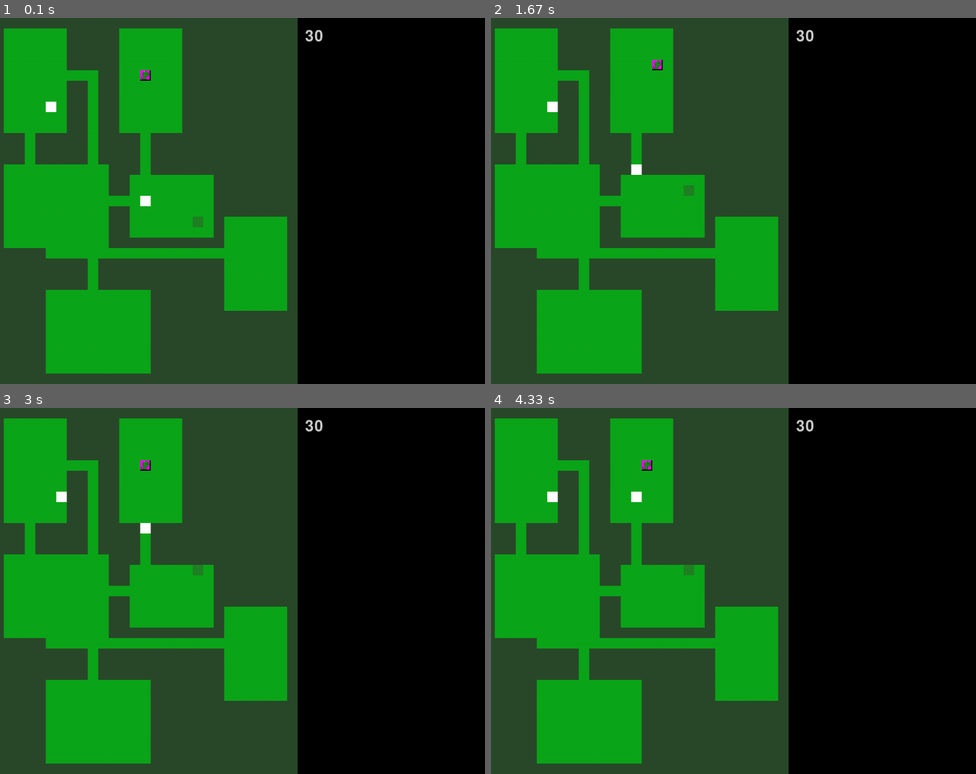
Above: before the commit, frames 1-4 (two rows, left to right).
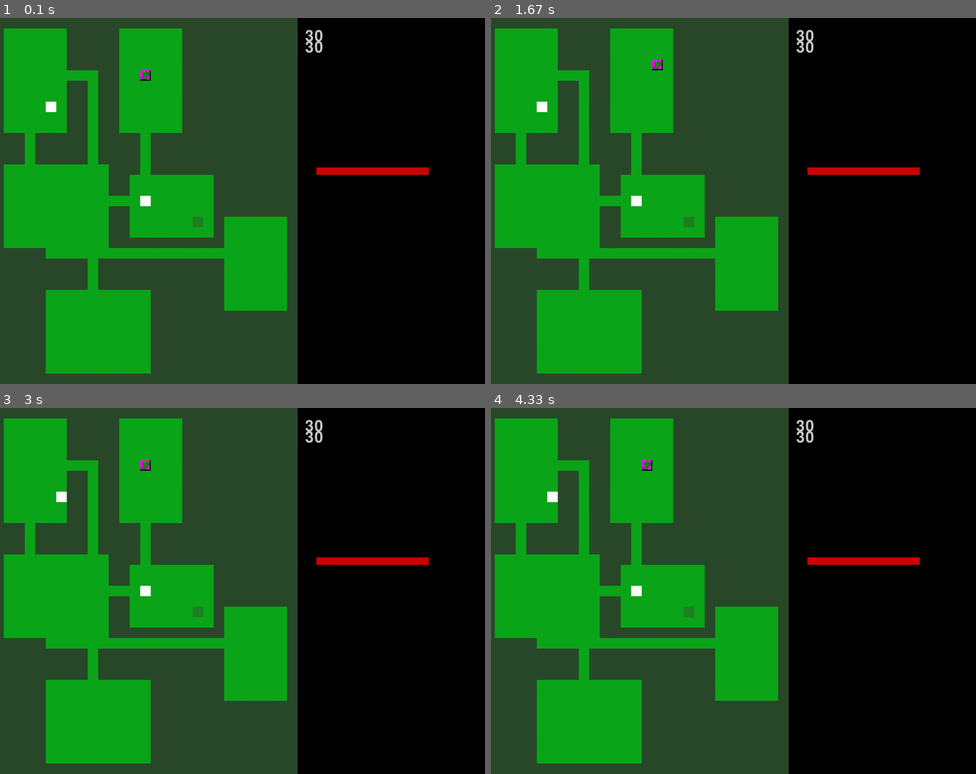
Above: after the commit, the same moments.

Repository: flyguy10269/pygametutorial
Game: pygame game, started from pygametut.py
The game is run twice, just before and just after one commit, with the same random seed, the same clock (stepped at 60 frames per second) and the same inputs. The source is Python 2; it was converted automatically to run under Python 3.
Inputs:
- Up to frame 1 (0.1 s): no input
- Up to frame 2 (1.67 s): hold Right 0.33-0.8 s; hold Up 0.83-1.13 s; hold Right 1.17-1.63 s
- Up to frame 3 (3 s): hold Left 1.67-2.2 s; hold Down 2.23-2.53 s; hold Left 2.57-2.97 s
- Up to frame 4 (4.33 s): hold Up 3-3.37 s; hold Right 3.4-4.03 s; hold Down from 4.07 s (still down)

The runs differ from the first frame. In frame 1, 0.6% of the frame differs, in the area x 62-89%, y 6-43%; in frame 2, 1.0%, in the area x 9-89%, y 6-58%; in frame 3, 0.8%; in frame 4, 0.8%.

Commit message:
added death and health bar

Diff:
--- a/pygametut.py
+++ b/pygametut.py
@@ -10,6 +10,7 @@
 pg.init()
 #linux
 PLAYER_IMAGE = os.path.join("data","images","snake.png")
+CORPSE_IMAGE = os.path.join("data","images","corpse.png")
 WALL_IMAGE = os.path.join("data","images","wall.png")
 GRASS_IMAGE = os.path.join("data","images","grass.png")
 TROLL_IMAGE = os.path.join("data","images","troll.png")
@@ -40,7 +41,12 @@
 map = []
 LIMIT_FPS = 30
 fpsClock = pg.time.Clock()
+#main surface window
 window = pg.display.set_mode((TILE_SIZE*MAP_SIZE+500,TILE_SIZE*MAP_SIZE))
+#GUI side panel
+panel = pg.Surface((500,(TILE_SIZE*MAP_SIZE)))
+
+
 class Tile:
 	def __init__(self, blocked, block_sight = None):
 		self.blocked = blocked
@@ -154,11 +160,11 @@
 		#a basic monster takes its turn.
 		monster = self.owner
 		distance_to_player = monster.distance_to(player)
-		if distance_to_player >=2:
+		if distance_to_player >=2 and distance_to_player <10:
 			monster.move_towards(player.x, player.y)
 
 		#close enough to attack
-		elif player.fighter.hp > 0:
+		elif player.fighter.hp > 0 and distance_to_player <2:
 			monster.fighter.attack(player)
 
 def player_death(player):
@@ -174,6 +180,7 @@
 	#transform it into a corpse that doesn't block movement
 	print monster.name + ' is dead'
 	monster.image = CORPSE_IMAGE
+	monster.surfaceImage = pg.image.load(CORPSE_IMAGE).convert()
 	monster.blocks = False
 	monster.fighter = None
 	monster.ai = None
@@ -195,25 +202,25 @@
 
 			if choice <10:
 				#create an orc 10% chance
-				fighter_component = Fighter(hp=10,defense=0,power=3)
+				fighter_component = Fighter(hp=10,defense=0,power=3,death_function=monster_death)
 				ai_component = BasicMonster()
 				monster = Object(x,y,ORC_IMAGE,"orc",blocks=True,
 					fighter = fighter_component,ai=ai_component)
 			elif choice <10+30:
 				#create a troll 30% chance
-				fighter_component = Fighter(hp=10,defense=0,power=2)
+				fighter_component = Fighter(hp=10,defense=0,power=2,death_function=monster_death)
 				ai_component = BasicMonster()
 				monster = Object(x,y,TROLL_IMAGE,"troll",blocks=True,
 					fighter = fighter_component,ai=ai_component)
 			elif choice < 10+30+10:
 				#create skeleton 10% chance
-				fighter_component = Fighter(hp=10,defense=0,power=1)
+				fighter_component = Fighter(hp=10,defense=0,power=1,death_function=monster_death)
 				ai_component = BasicMonster()
 				monster = Object(x,y,SKELETON_IMAGE,"skeleton",blocks=True,
 					fighter=fighter_component,ai=ai_component)
 			else:
 				#create slime 50% chance
-				fighter_component = Fighter(hp=3,defense=0,power=1)
+				fighter_component = Fighter(hp=3,defense=0,power=1,death_function=monster_death)
 				ai_component = BasicMonster()
 				monster = Object(x,y,SLIME_IMAGE,"slime",blocks=True,
 					fighter=fighter_component,ai=ai_component)
@@ -315,6 +322,20 @@
 	else:
 		player.move(dx, dy)
 
+def render_bar(x,y,total_width,name,value,maximum,bar_color,back_color):
+	#clear side panel
+	panel.fill(colors['black'])
+	#render a bar (hp, experience, etc). first calculation the width of the bar
+	bar_width = int(float(value) / maximum * total_width)
+
+	#render the bar on top
+	bar = panel.subsurface(pg.Rect((x,y),(bar_width,20)))
+
+	#testing bar
+	bar.fill(bar_color)
+	window.blit(panel,(TILE_SIZE*MAP_SIZE,300))
+	#centered text with values
+
 def render_all():
 	#draw all objects
 
@@ -335,6 +356,13 @@
 	font = pg.font.Font(None, 60)
 	show_hp = font.render(str(player.fighter.hp),True,colors['white'])
 	window.blit(show_hp,(TILE_SIZE*MAP_SIZE+20,30))
+	#max hp
+	font = pg.font.Font(None, 60)
+	show_max = font.render(str(player.fighter.max_hp),True,colors['white'])
+	window.blit(show_max,(TILE_SIZE*MAP_SIZE+20,60))
+
+	render_bar(50,100,300,'HP',player.fighter.hp,player.fighter.max_hp,
+			colors['red'],colors['black'])
 
 def is_blocked(x, y):
 	#first test the map tile
@@ -371,6 +399,8 @@
 			elif ((event.key == K_RETURN) and
 							(event.mod&(KMOD_LALT|KMOD_RALT)) != 0):
 				toggle_fullscreen()
+			elif event.key == K_F7:
+				player.fighter.take_damage(7)
 
 			if game_state == 'playing':
 				if event.key == K_RIGHT:
@@ -400,7 +430,7 @@
 #screen = pg.display.get_surface()
 #window.fill((0,205,0),pg.Rect((0,0),(50,50)))
 
-fighter_component = Fighter(hp=30,defense=2,power=50)
+fighter_component = Fighter(hp=30,defense=2,power=50,death_function=player_death)
 player = Object(1,1,PLAYER_IMAGE,'player',blocks=True,fighter=fighter_component)
 objects = [player]
 
Binary file added: data/images/corpse.png
